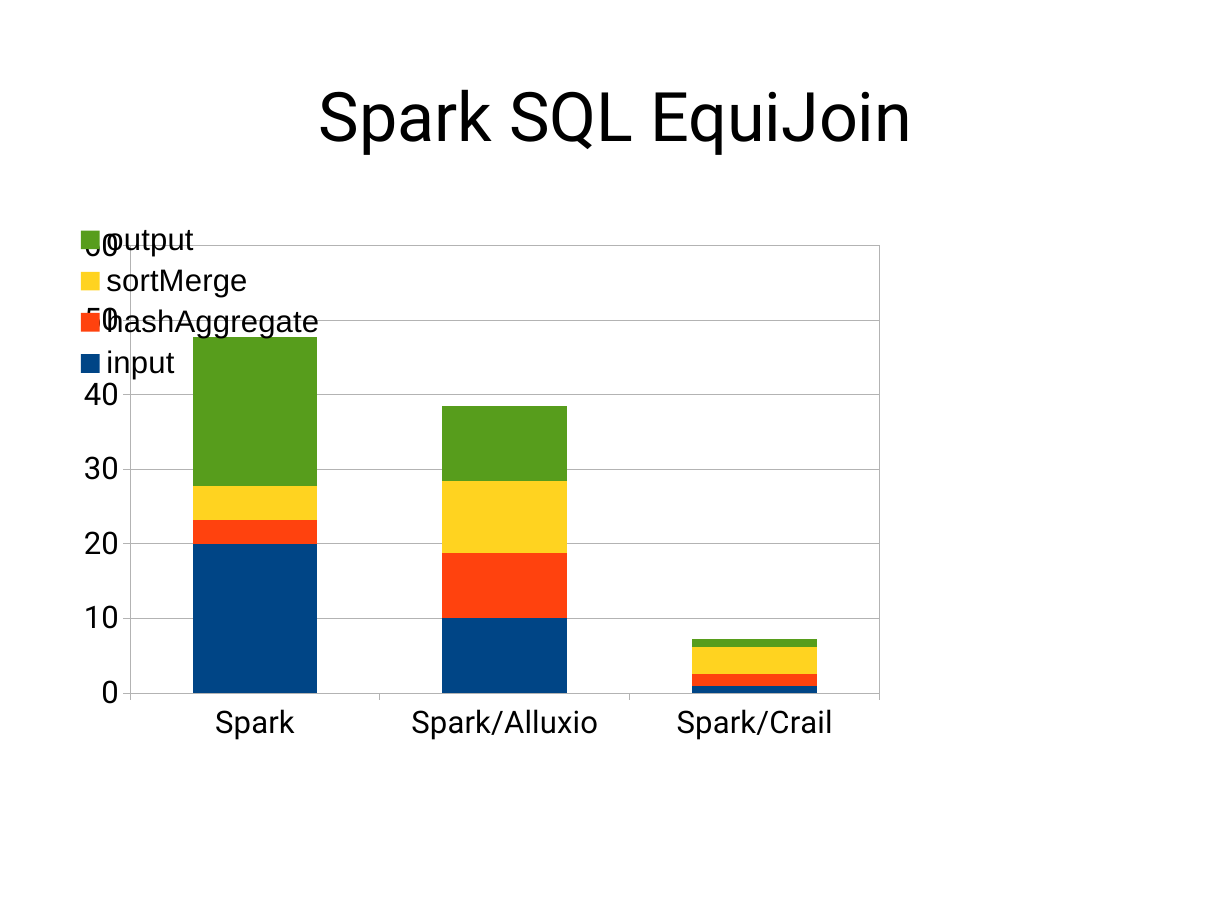
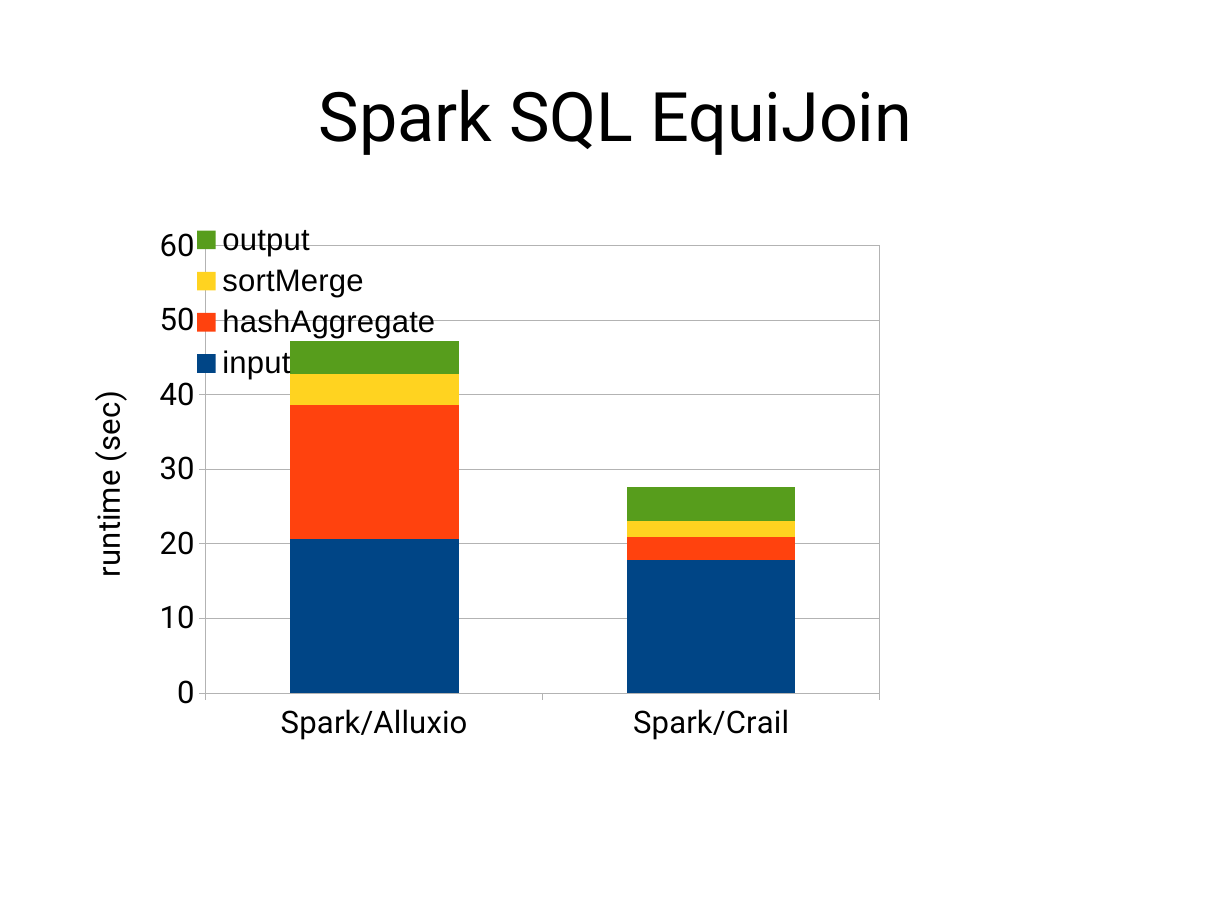
Before and after one commit to huangyibo/spark-summit-17, a slide deck: slide 10 of atr.odp. Drawn at 1232x924 pixels with LibreOffice and Linux fonts; fonts in the diff are those of the drawing. Boxes give left, top, right and bottom in pixels: in the first picture for what was removed or moved away, otherwise in the second. Text is boxed around its words. In the diff, an @@ line names an element or a change of style, - is before the commit and + after.

```diff
--- a/atr.odp
+++ b/atr.odp
@@ column stacked chart at box(61, 216, 1171, 751) @@
-categories: Spark, Spark/Alluxio, Spark/Crail
+categories: Spark/Alluxio, Spark/Crail
-input: 20, 10, 1
+input: 21, 18
-hashAggregate: 3, 9, 2
+hashAggregate: 18, 3
-sortMerge: 5, 10, 4
+sortMerge: 4, 2
-output: 20, 10, 1
+output: 4, 4
@@ value axis title "" to "runtime (sec)" @@
@@ value axis changed @@
```
Also in this commit, not shown: 2 other files.
